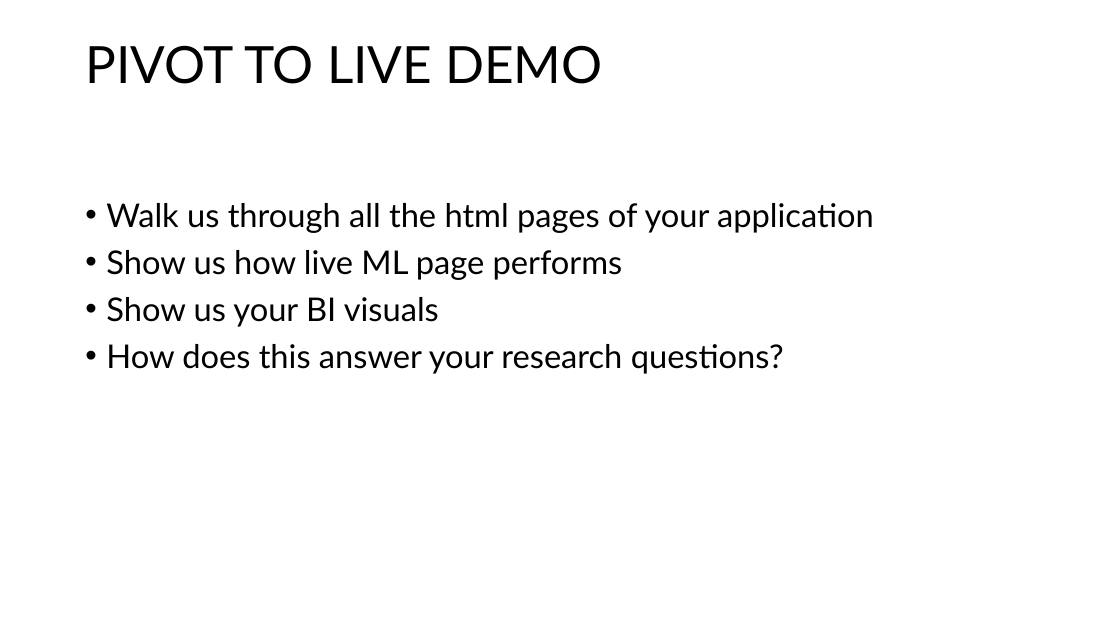
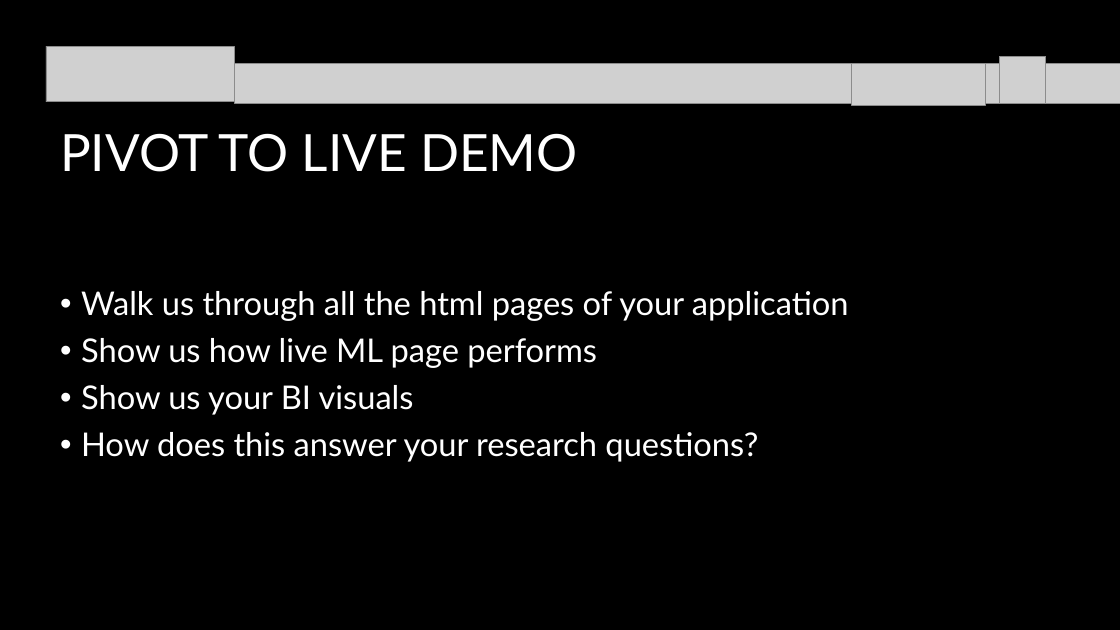
Before and after one commit to ajmonte0920/BootCamp24-project-4-group-08, a slide deck: slide 8 of Project 4_Group 8_Slide Deck.pptx (slide 11 before the commit). Drawn at 1120x630 pixels with LibreOffice and Linux fonts; fonts in the diff are those of the drawing; grey boxes stand for pictures. Boxes give left, top, right and bottom in pixels: in the first picture for what was removed or moved away, otherwise in the second. Text is boxed around its words. In the diff, an @@ line names an element or a change of style, - is before the commit and + after.

```diff
--- a/Project 4_Group 8_Slide Deck.pptx
+++ b/Project 4_Group 8_Slide Deck.pptx
@@ background #FFFFFF to #000000 @@
@@ picture added at <box>46,46,234,102</box> @@
@@ picture added at <box>999,56,1045,103</box> @@
@@ picture added at <box>1000,56,1046,104</box> @@
@@ picture added at <box>234,64,1120,103</box> @@
@@ picture added at <box>852,64,986,105</box> @@
@@ title "PIVOT TO LIVE DEMO" at <box>60,133,577,172</box>: text colour #000000 to #FFFFFF @@
@@ title "PIVOT TO LIVE DEMO": place and size @@
-title "PIVOT TO LIVE DEMO" at <box>85,45,602,84</box>
+title "PIVOT TO LIVE DEMO" at <box>60,133,577,172</box>
@@ text "Walk us through all the ...": place and size @@
-text "Walk us through all the ..." at <box>106,203,874,374</box>
+text "Walk us through all the ..." at <box>81,291,849,462</box>
@@ text "Walk us through all the ..." at <box>81,291,849,462</box>: text colour #000000 to #FFFFFF @@
```
Also in this commit, not shown: 9 other slides changed, 2 slides removed, 6 other files.
